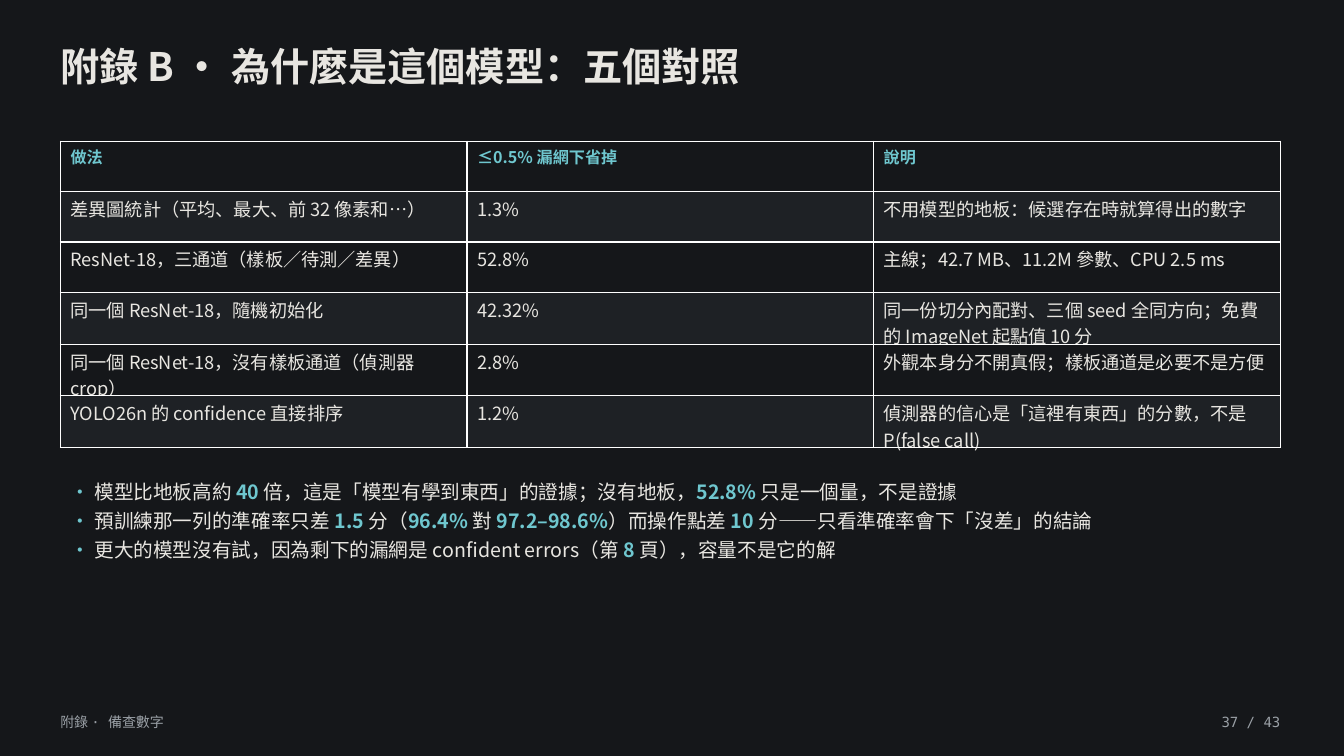
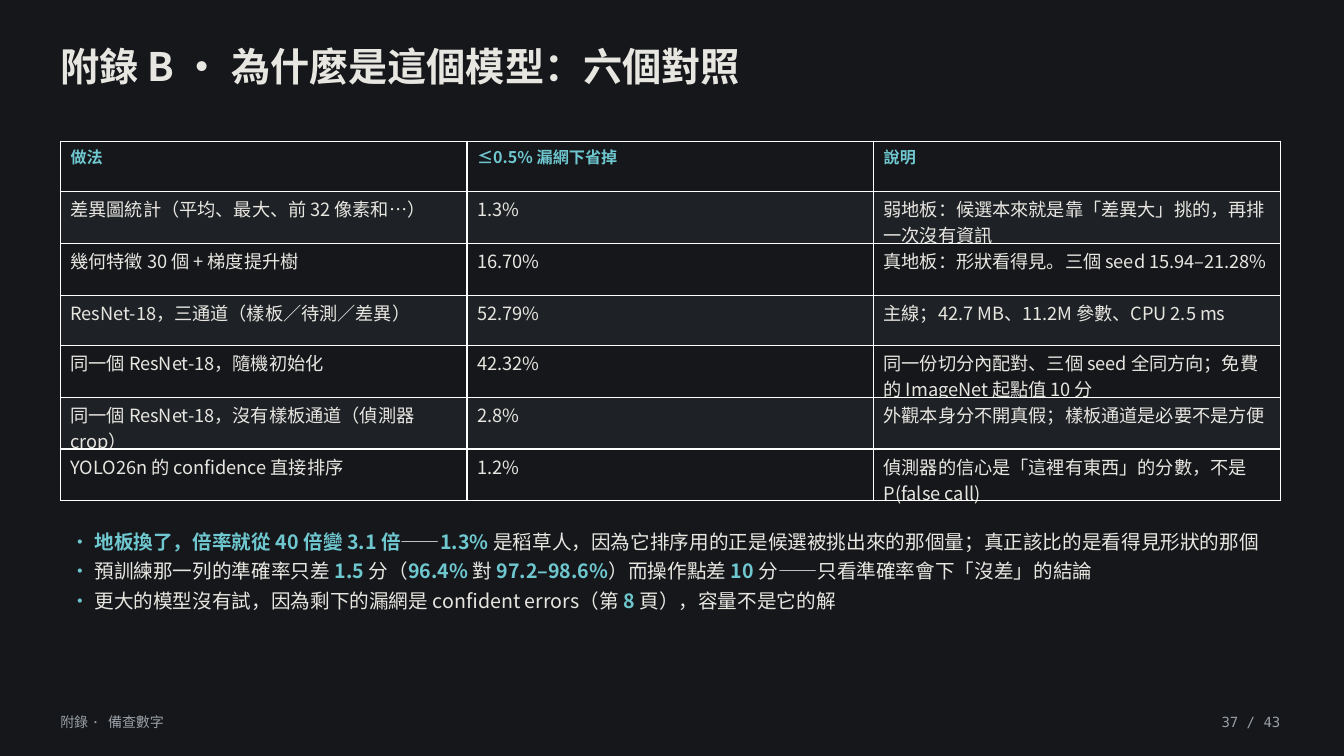
Before and after one commit to lin891020/aoi-agent, a slide deck: slide 37 of docs/deck/aoi-agent-journey.zh-TW.pptx. Drawn at 1344x756 pixels with LibreOffice and Linux fonts; fonts in the diff are those of the drawing. Boxes give left, top, right and bottom in pixels: in the first picture for what was removed or moved away, otherwise in the second. Text is boxed around its words. In the diff, an @@ line names an element or a change of style, - is before the commit and + after.

```diff
--- a/docs/deck/aoi-agent-journey.zh-TW.pptx
+++ b/docs/deck/aoi-agent-journey.zh-TW.pptx
@@ text at (x1=60, y1=47, x2=740, y2=85): text changed @@
-附錄 B · 為什麼是這個模型：五個對照
+附錄 B · 為什麼是這個模型：六個對照
@@ table at (x1=60, y1=141, x2=1279, y2=508) @@
-row 2: 差異圖統計（平均、最大、前 32 像素和…） | 1.3% | 不用模型的地板：候選存在時就算得出的數字
-row 3: ResNet-18，三通道（樣板／待測／差異） | 52.8% | 主線；42.7 MB、11.2M 參數、CPU 2.5 ms
+row 2: 差異圖統計（平均、最大、前 32 像素和…） | 1.3% | 弱地板：候選本來就是靠「差異大」挑的，再排一次沒有資訊
+row 3: 幾何特徵 30 個 + 梯度提升樹 | 16.70% | 真地板：形狀看得見。三個 seed 15.94–21.28%
+row 4: ResNet-18，三通道（樣板／待測／差異） | 52.79% | 主線；42.7 MB、11.2M 參數、CPU 2.5 ms
@@ text "• 地板換了，倍率就從 40 倍變 3.1 ..." moved from (x1=94, y1=482, x2=1093, y2=559) to (x1=94, y1=532, x2=1259, y2=610) @@
@@ text at (x1=94, y1=532, x2=1259, y2=552): text changed @@
-• 模型比地板高約 40 倍，這是「模型有學到東西」的證據；沒有地板，52.8% 只是一個量，不是證據
+• 地板換了，倍率就從 40 倍變 3.1 倍——1.3% 是稻草人，因為它排序用的正是候選被挑出來的那個量；真正該比的是看得見形狀的那個
```
Also in this commit, not shown: 3 other files.
